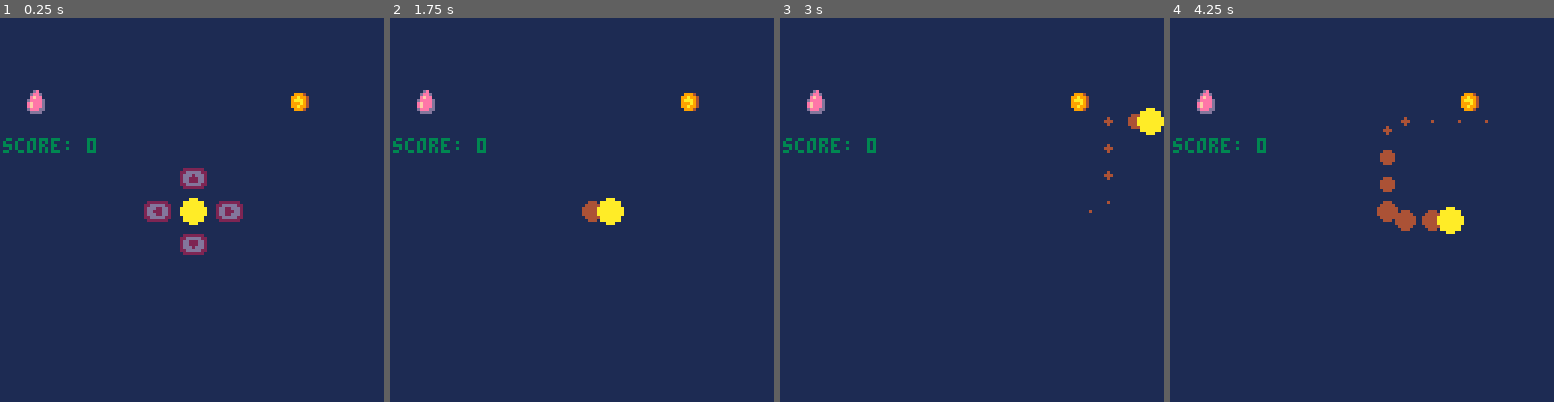
Above: before the commit, frames 1-4 (left to right).
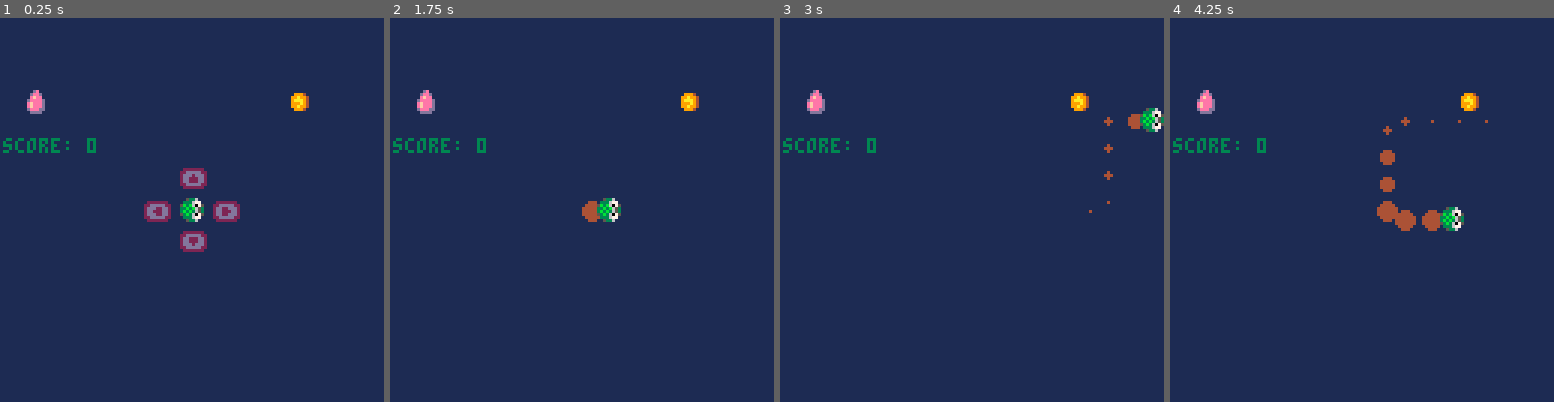
Above: after the commit, the same moments.

Repository: beetrootpaul/avoid-your-past
Game: PICO-8 cartridge avoid-your-past.p8
Same seed, same stepped clock (60 frames per second), same inputs: the game is played once before the commit and once after it.
Inputs:
- Up to frame 1 (0.25 s): no input
- Up to frame 2 (1.75 s): tap X (X key) at 0.33, 1.07 s; tap O (Z key) at 0.7, 1.7 s; hold Right from 1.6 s (still down)
- Up to frame 3 (3 s): tap X (X key) at 1.85, 2.97 s; release Right at 2.1 s; tap O (Z key) at 2.1, 2.5, 2.9 s; hold Up 2.15-2.42 s; hold Right from 2.47 s (still down)
- Up to frame 4 (4.25 s): release Right at 3.03 s; hold Left 3.08-3.58 s; tap O (Z key) at 3.3, 3.7, 4.1 s; hold Down 3.63-3.97 s; hold Right from 4.02 s (still down); tap X (X key) at 4.08 s

The runs differ from the first frame. In frame 1, 0.8% of the frame differs, in the area x 46-64%, y 46-62%; in frame 2, 0.4%; in frame 3, 0.4%; in frame 4, 0.4%.

Commit message:
sprites for player and memories

Diff:
--- a/avoid-your-past.p8
+++ b/avoid-your-past.p8
@@ -66,28 +66,28 @@
 199a9941199a9941199a9941199a9941199a9941199a9941199a9941199a9941199a9941199a9941199a9941199a9941179a994117777741199a9741199a9941
 11999411119994111199941111999411119994111199941111999411119994111199941111999411119994111199941111799411117774111199941111999411
 11111111111111111111111111111111111111111111111111111111111111111111111111111111111111111111111111111111111111111111111111111111
-111d9111000000000000000000000000000000000000000000000000000000000000000000000000000000000000000000000000000000000000000000000000
-11d99d11000000000000000000000000000000000000000000000000000000000000000000000000000000000000000000000000000000000000000000000000
-11999911000000000000000000000000000000000000000000000000000000000000000000000000000000000000000000000000000000000000000000000000
-1d9999d1000000000000000000000000000000000000000000000000000000000000000000000000000000000000000000000000000000000000000000000000
-19a999d1000000000000000000000000000000000000000000000000000000000000000000000000000000000000000000000000000000000000000000000000
-199999d1000000000000000000000000000000000000000000000000000000000000000000000000000000000000000000000000000000000000000000000000
-1d999dd1000000000000000000000000000000000000000000000000000000000000000000000000000000000000000000000000000000000000000000000000
-11dddd11000000000000000000000000000000000000000000000000000000000000000000000000000000000000000000000000000000000000000000000000
-111de111000000000000000000000000000000000000000000000000000000000000000000000000000000000000000000000000000000000000000000000000
-11deed11000000000000000000000000000000000000000000000000000000000000000000000000000000000000000000000000000000000000000000000000
-11efee11000000000000000000000000000000000000000000000000000000000000000000000000000000000000000000000000000000000000000000000000
-1deeeed1000000000000000000000000000000000000000000000000000000000000000000000000000000000000000000000000000000000000000000000000
-1efeeed1000000000000000000000000000000000000000000000000000000000000000000000000000000000000000000000000000000000000000000000000
-1efeeed1000000000000000000000000000000000000000000000000000000000000000000000000000000000000000000000000000000000000000000000000
-1deeedd1000000000000000000000000000000000000000000000000000000000000000000000000000000000000000000000000000000000000000000000000
-11dddd11000000000000000000000000000000000000000000000000000000000000000000000000000000000000000000000000000000000000000000000000
+111d9111000000001153351111533611115335111163351100000000000000000000000000000000000000000000000000000000000000000000000000000000
+11d99d11000000001775577113336771133b3b311776333100000000000000000000000000000000000000000000000000000000000000000000000000000000
+1199991100000000670660765b3b607553b3b33557063b3500000000000000000000000000000000000000000000000000000000000000000000000000000000
+1d9999d100000000366b366333b3b653333b3b333563b3b300000000000000000000000000000000000000000000000000000000000000000000000000000000
+19a999d10000000033b3b3333b3b36533663b663356b3b3300000000000000000000000000000000000000000000000000000000000000000000000000000000
+199999d100000000533b3b3553b36075670660765706b3b500000000000000000000000000000000000000000000000000000000000000000000000000000000
+1d999dd10000000013b3b35113336771177557711776333100000000000000000000000000000000000000000000000000000000000000000000000000000000
+11dddd11000000001153351111533611115335111163351100000000000000000000000000000000000000000000000000000000000000000000000000000000
+111de1110000000011deed1111dee21111deed11112eed1100000000000000000000000000000000000000000000000000000000000000000000000000000000
+11deed1100000000180dd0811eee28811eefefe11882eee100000000000000000000000000000000000000000000000000000000000000000000000000000000
+11efee110000000028822882dfef280ddefefeedd082efed00000000000000000000000000000000000000000000000000000000000000000000000000000000
+1deeeed100000000e22fe22eeefef2deeeefefeeed2efefe00000000000000000000000000000000000000000000000000000000000000000000000000000000
+1efeeed100000000eefefeeeefefe2dee22ef22eed2fefee00000000000000000000000000000000000000000000000000000000000000000000000000000000
+1efeeed100000000deefefeddefe280d28822882d082fefd00000000000000000000000000000000000000000000000000000000000000000000000000000000
+1deeedd1000000001efefed11eee2881180dd0811882eee100000000000000000000000000000000000000000000000000000000000000000000000000000000
+11dddd110000000011deed1111dee21111deed11112eed1100000000000000000000000000000000000000000000000000000000000000000000000000000000
 __map__
+0001010101010101010101050000000000000000000000000000000000000000000000000000000000000000000000000000000000000000000000000000000000000000000000000000000000000000000000000000000000000000000000000000000000000000000000000000000000000000000000000000000000000000
+0001101c1d1e1f01320101000000000000000000000000000000000000000000000000000000000000000000000000000000000000000000000000000000000000000000000000000000000000000000000000000000000000000000000000000000000000000000000000000000000000000000000000000000000000000000
+0001010101010135013301000000000000000000000000000000000000000000000000000000000000000000000000000000000000000000000000000000000000000000000000000000000000000000000000000000000000000000000000000000000000000000000000000000000000000000000000000000000000000000
+0001012001010101340101000000000000000000000000000000000000000000000000000000000000000000000000000000000000000000000000000000000000000000000000000000000000000000000000000000000000000000000000000000000000000000000000000000000000000000000000000000000000000000
+0001010101012201010101000000000000000000000000000000000000000000000000000000000000000000000000000000000000000000000000000000000000000000000000000000000000000000000000000000000000000000000000000000000000000000000000000000000000000000000000000000000000000000
+0001013001250123010101000000000000000000000000000000000000000000000000000000000000000000000000000000000000000000000000000000000000000000000000000000000000000000000000000000000000000000000000000000000000000000000000000000000000000000000000000000000000000000
+0001010101012401010101000000000000000000000000000000000000000000000000000000000000000000000000000000000000000000000000000000000000000000000000000000000000000000000000000000000000000000000000000000000000000000000000000000000000000000000000000000000000000000
 0001010101010101010101000000000000000000000000000000000000000000000000000000000000000000000000000000000000000000000000000000000000000000000000000000000000000000000000000000000000000000000000000000000000000000000000000000000000000000000000000000000000000000
-0001101c1d1e1f01010101000000000000000000000000000000000000000000000000000000000000000000000000000000000000000000000000000000000000000000000000000000000000000000000000000000000000000000000000000000000000000000000000000000000000000000000000000000000000000000
-0001010101010101010101000000000000000000000000000000000000000000000000000000000000000000000000000000000000000000000000000000000000000000000000000000000000000000000000000000000000000000000000000000000000000000000000000000000000000000000000000000000000000000
-0001010120010101010101000000000000000000000000000000000000000000000000000000000000000000000000000000000000000000000000000000000000000000000000000000000000000000000000000000000000000000000000000000000000000000000000000000000000000000000000000000000000000000
-0001010101010101010101000000000000000000000000000000000000000000000000000000000000000000000000000000000000000000000000000000000000000000000000000000000000000000000000000000000000000000000000000000000000000000000000000000000000000000000000000000000000000000
-0001010130010101010101000000000000000000000000000000000000000000000000000000000000000000000000000000000000000000000000000000000000000000000000000000000000000000000000000000000000000000000000000000000000000000000000000000000000000000000000000000000000000000
-0001010101010101010101000000000000000000000000000000000000000000000000000000000000000000000000000000000000000000000000000000000000000000000000000000000000000000000000000000000000000000000000000000000000000000000000000000000000000000000000000000000000000000
-0001010101010101010101000000000000000000000000000000000000000000000000000000000000000000000000000000000000000000000000000000000000000000000000000000000000000000000000000000000000000000000000000000000000000000000000000000000000000000000000000000000000000000
--- a/src/memory.lua
+++ b/src/memory.lua
@@ -7,7 +7,15 @@
         x = origin.x,
         y = origin.y,
         r = origin.r,
+        direction = origin.direction,
         is_active = false,
+    }
+
+    local sprite_for_direction = {
+        u = 50,
+        r = 51,
+        d = 52,
+        l = 53,
     }
 
     local delay = 30
@@ -27,6 +35,7 @@
             x = origin.x,
             y = origin.y,
             r = origin.r,
+            direction = origin.direction,
         }
 
         local delayed_state = origin_state_buffer[(origin_state_buffer_index - delay) % (delay + 1)]
@@ -34,6 +43,7 @@
             m.x = delayed_state.x
             m.y = delayed_state.y
             m.r = delayed_state.r
+            m.direction = delayed_state.direction
         end
 
         origin_state_buffer_index = (origin_state_buffer_index + 1) % (delay + 1)
@@ -44,6 +54,14 @@
     m.draw = function()
         local color = m.is_active and u.colors.pink or u.colors.violet_grey
         circfill(m.x, m.y, m.r, color)
+        palt(u.colors.black, false)
+        palt(u.colors.dark_blue, true)
+        spr(
+            sprite_for_direction[m.direction],
+            m.x - m.r,
+            m.y - m.r
+        )
+        palt()
     end
 
     return m;
--- a/src/player.lua
+++ b/src/player.lua
@@ -4,24 +4,35 @@
     local p = {
         x = u.screen_edge_length / 2,
         y = u.screen_edge_length / 2,
-        r = 4,
+        r = 3.5,
     }
 
     local default_speed = 3
     local dx = default_speed
     local dy = 0
+    p.direction = "r"
+    local sprite_for_direction = {
+        u = 34,
+        r = 35,
+        d = 36,
+        l = 37,
+    }
 
     p.direct_left = function()
         dx, dy = -default_speed, 0
+        p.direction = "l"
     end
     p.direct_right = function()
         dx, dy = default_speed, 0
+        p.direction = "r"
     end
     p.direct_up = function()
         dx, dy = 0, -default_speed
+        p.direction = "u"
     end
     p.direct_down = function()
         dx, dy = 0, default_speed
+        p.direction = "d"
     end
 
     p.collision_circle = function()
@@ -40,7 +51,14 @@
     end
 
     p.draw = function()
-        circfill(p.x, p.y, p.r, u.colors.yellow)
+        palt(u.colors.black, false)
+        palt(u.colors.dark_blue, true)
+        spr(
+            sprite_for_direction[p.direction],
+            p.x - p.r,
+            p.y - p.r
+        )
+        palt()
     end
 
     return p;
